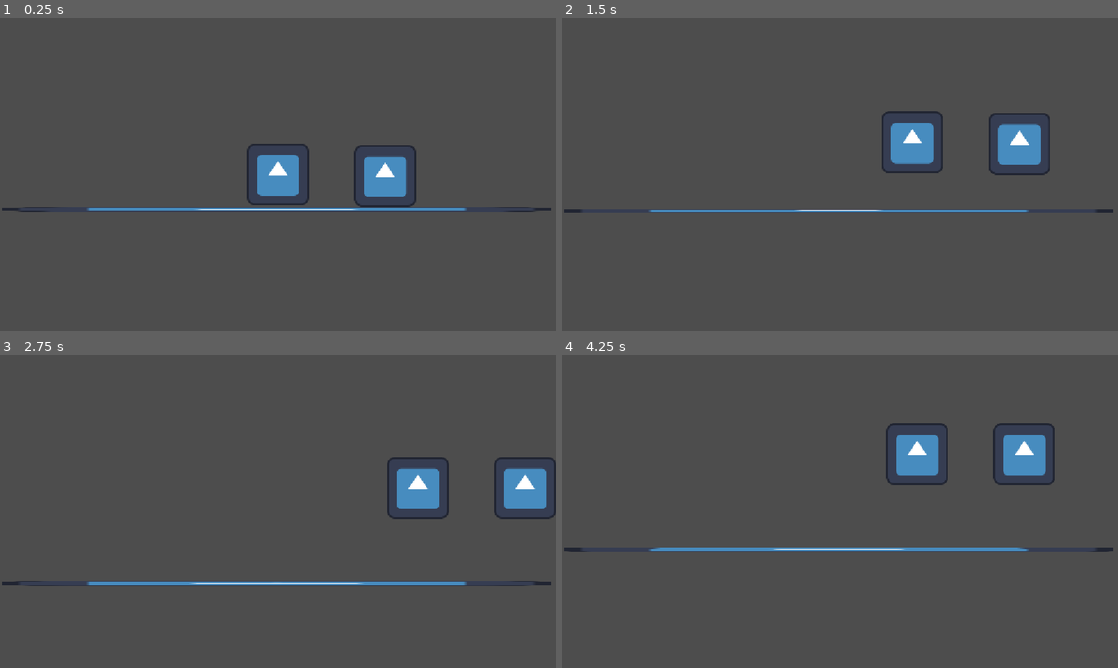
Above: before the commit, frames 1-4 (two rows, left to right).
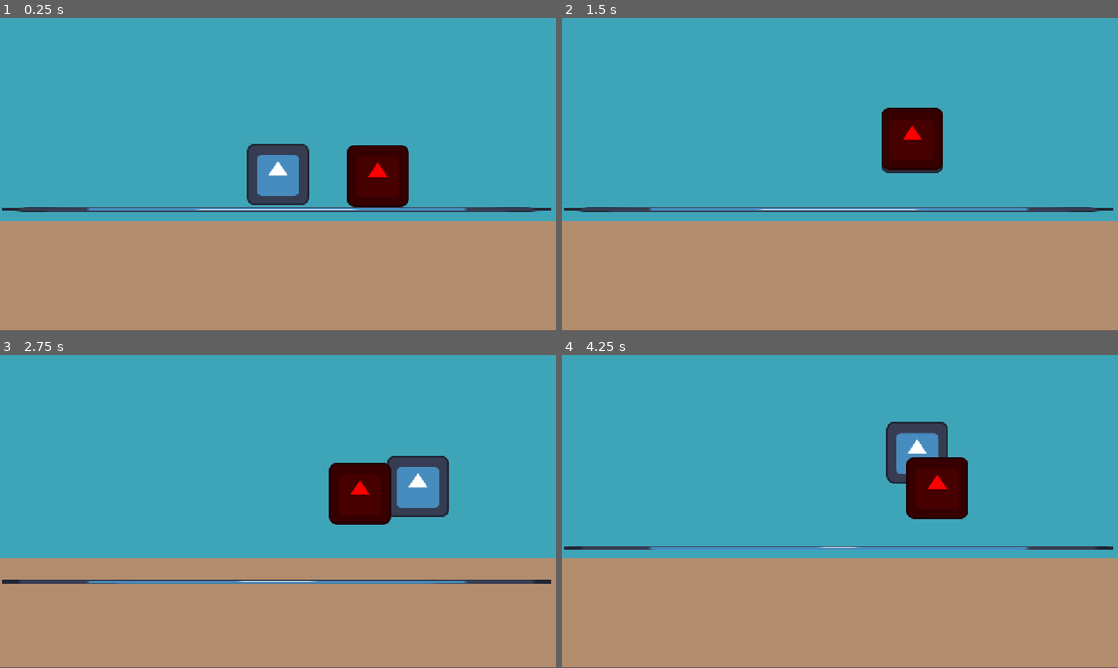
Above: after the commit, the same moments.

Repository: zhang-edward/shrimp-beat-em-up
Game: Godot game, scene res://scenes/Game.tscn
The game is run twice, just before and just after one commit, with the same random seed, the same clock (stepped at 60 frames per second) and the same inputs. The engine's default icon, where the game draws it, is replaced by a stand-in: a white triangle on a blue panel in a dark square.
Inputs:
- Up to frame 1 (0.25 s): no input
- Up to frame 2 (1.5 s): hold Right (move_right) 0.53-1.28 s; tap Space (jump) at 0.6, 0.77, 1.07, 1.35 s; hold Down (move_down) from 1.28 s (still down)
- Up to frame 3 (2.75 s): tap Space (jump) at 1.52, 1.82, 2.1 s; release Down (move_down) at 2.03 s; hold Right (move_right) from 2.03 s (still down)
- Up to frame 4 (4.25 s): release Right (move_right) at 2.78 s; hold Up (move_up) 2.78-3.53 s; tap Space (jump) at 2.85, 3.02, 3.32, 3.6, 3.77, 4.07 s; hold Left (move_left) from 3.53 s (still down)

The runs differ from the first frame. In frame 1, 96% of the frame differs, in the area x 0-100%, y 0-100%; in frame 2, 99%; in frame 3, 97%; in frame 4, 98%.

Commit message:
Add state machine and basic enemy state

Diff:
--- a/prefab/Enemy.tscn
+++ b/prefab/Enemy.tscn
@@ -1,16 +1,20 @@
 [gd_scene format=3 uid="uid://s4vk1a005tvq"]
 
+[ext_resource type="Script" uid="uid://pyemjxradddg" path="res://scripts/Enemy.gd" id="1_f08wl"]
+[ext_resource type="Script" uid="uid://bge0hmqmafyrt" path="res://scripts/fsm/StateMachine.gd" id="2_e3gy8"]
 [ext_resource type="Texture2D" uid="uid://dmlqvg0yr7q4o" path="res://icon.svg" id="2_mx2wg"]
-
-[sub_resource type="RectangleShape2D" id="RectangleShape2D_6pmnr"]
-size = Vector2(128, 130)
+[ext_resource type="Script" uid="uid://bpe5ra7nyt4xn" path="res://scripts/states/AttackState.gd" id="3_mx2wg"]
 
 [node name="Enemy" type="CharacterBody2D" unique_id=1600955621]
+script = ExtResource("1_f08wl")
 
 [node name="Sprite2D" type="Sprite2D" parent="." unique_id=172443480]
 modulate = Color(1, 0, 0, 1)
 texture = ExtResource("2_mx2wg")
 
-[node name="CollisionShape2D" type="CollisionShape2D" parent="." unique_id=1218874210]
-position = Vector2(-1, -1)
-shape = SubResource("RectangleShape2D_6pmnr")
+[node name="StateMachine" type="Node" parent="." unique_id=2094818322]
+script = ExtResource("2_e3gy8")
+initial_state = NodePath("Attack")
+
+[node name="Attack" type="Node" parent="StateMachine" unique_id=614500442]
+script = ExtResource("3_mx2wg")
--- /dev/null
+++ b/scenes/EnemyManager.gd
@@ -0,0 +1,6 @@
+class_name EnemyManager
+extends Node2D
+
+@export var player: Player
+
+var enemyScene: PackedScene = preload("res://prefab/Enemy.tscn")
--- a/scenes/Game.tscn
+++ b/scenes/Game.tscn
@@ -3,17 +3,38 @@
 [ext_resource type="Script" uid="uid://bq5fj1twsn5vc" path="res://scripts/Game.gd" id="1_ibkli"]
 [ext_resource type="PackedScene" uid="uid://u157y7k8bimf" path="res://prefab/Ground.tscn" id="2_cpr0p"]
 [ext_resource type="PackedScene" uid="uid://cyj1qui0kg5gk" path="res://prefab/Player.tscn" id="2_qbsmt"]
+[ext_resource type="PackedScene" uid="uid://s4vk1a005tvq" path="res://prefab/Enemy.tscn" id="4_78awf"]
+[ext_resource type="Script" uid="uid://d3ewt73qfqtdc" path="res://scenes/EnemyManager.gd" id="5_s0nni"]
 
 [node name="Game" type="Node2D" unique_id=67653856]
 script = ExtResource("1_ibkli")
+
+[node name="BG" type="Node2D" parent="." unique_id=1544554596]
+
+[node name="Sky" type="ColorRect" parent="BG" unique_id=1604384904]
+offset_left = -576.0
+offset_top = -325.0
+offset_right = 575.0
+offset_bottom = 113.0
+color = Color(0.24160114, 0.6478208, 0.7254051, 1)
+
+[node name="Ground2" type="ColorRect" parent="BG" unique_id=1821130166]
+offset_left = -576.0
+offset_top = 97.0
+offset_right = 575.0
+offset_bottom = 321.0
+color = Color(0.7, 0.5544, 0.42700002, 1)
 
 [node name="Ground" parent="." unique_id=1608475129 instance=ExtResource("2_cpr0p")]
 
 [node name="Player" parent="." unique_id=1699568361 node_paths=PackedStringArray("ground_ref") instance=ExtResource("2_qbsmt")]
 ground_ref = NodePath("../Ground")
 
-[node name="Enemy" parent="." unique_id=2117824229 node_paths=PackedStringArray("ground_ref") instance=ExtResource("2_qbsmt")]
-position = Vector2(222, 3)
-ground_ref = NodePath("../Ground")
+[node name="Enemy" parent="." unique_id=1600955621 node_paths=PackedStringArray("playerRef") instance=ExtResource("4_78awf")]
+position = Vector2(230, 3)
+playerRef = NodePath("../Player")
 
 [node name="Camera2D" type="Camera2D" parent="." unique_id=983189321]
+
+[node name="EnemyManager" type="Node2D" parent="." unique_id=908296068]
+script = ExtResource("5_s0nni")
--- a/scripts/Enemy.gd
+++ b/scripts/Enemy.gd
@@ -1,8 +1,16 @@
 class_name Enemy
 extends CharacterBody2D
+
+@export var move_speed := 100.0
+
+@export var playerRef: Player
+var gravity = ProjectSettings.get_setting("physics/2d/default_gravity")
 
 func _ready() -> void:
 	pass
 
+func initialize(player: Player) -> void:
+	playerRef = player
+
 func _physics_process(delta: float) -> void:
-	pass
+	move_and_slide()
--- a/scripts/Player.gd
+++ b/scripts/Player.gd
@@ -28,7 +28,7 @@
 				ground_ref.collision_shape.set_deferred("disabled", false)
 				ground_ref.global_position.y = global_position.y
 				is_jumping = true
-				velocity.y = -JUMP_VELOCITY
+				velocity.y = - JUMP_VELOCITY
 		else:
 			ground_ref.collision_shape.set_deferred("disabled", true)
 			velocity = Vector2(velocity.x, direction_y * speed)
--- /dev/null
+++ b/scripts/fsm/State.gd
@@ -0,0 +1,35 @@
+# Virtual base class for all states.
+class_name State
+extends Node
+
+# Reference to the state machine, to call its `transition_to()` method directly.
+# That's one unorthodox detail of our state implementation, as it adds a dependency between the
+# state and the state machine objects, but we found it to be most efficient for our needs.
+# The state machine node will set it.
+var state_machine = null
+
+# Reference to the entity node, which should be the parent of the state machine
+@onready var entity = get_parent().get_parent()
+# @onready var sprite: AnimatedSprite2D = entity.get_node("Sprite")
+
+# Virtual function. Receives events from the `_unhandled_input()` callback.
+func handle_input(_event: InputEvent) -> void:
+	pass
+
+# Virtual function. Corresponds to the `_process()` callback.
+func update(_delta: float) -> void:
+	pass
+
+# Virtual function. Corresponds to the `_physics_process()` callback.
+func physics_update(_delta: float) -> void:
+	pass
+
+# Virtual function. Called by the state machine upon changing the active state. The `msg` parameter
+# is a dictionary with arbitrary data the state can use to initialize itself.
+func enter(_msg := {}) -> void:
+	pass
+
+# Virtual function. Called by the state machine before changing the active state. Use this function
+# to clean up the state.
+func exit() -> void:
+	pass
--- /dev/null
+++ b/scripts/fsm/StateMachine.gd
@@ -0,0 +1,49 @@
+class_name StateMachine
+extends Node
+
+"""
+Generic state machine. Initializes states and delegates engine callbacks
+(_physics_process, _unhandled_input) to the active state. To use, set up the states
+in the scene tree.
+"""
+
+# Emitted when transitioning to a new state.
+signal transitioned(state_name)
+
+# Path to the initial active state. We export it to be able to pick the initial state in the inspector.
+@export var initial_state := NodePath()
+
+# The current active state. At the start of the game, we get the `initial_state`.
+@onready var state: State = get_node(initial_state)
+
+func _ready() -> void:
+	await owner.ready;
+	# The state machine assigns itself to the State objects' state_machine property.
+	for child in get_children():
+		child.state_machine = self
+	state.enter()
+
+# The state machine subscribes to node callbacks and delegates them to the state objects.
+func _unhandled_input(event: InputEvent) -> void:
+	state.handle_input(event)
+
+func _process(delta: float) -> void:
+	state.update(delta)
+
+func _physics_process(delta: float) -> void:
+	state.physics_update(delta)
+
+# This function calls the current state's exit() function, then changes the active state,
+# and calls its enter function.
+# It optionally takes a `msg` dictionary to pass to the next state's enter() function.
+func transition_to(target_state_name: String, msg: Dictionary={}) -> void:
+	# Safety check, you could use an assert() here to report an error if the state name is incorrect.
+	# We don't use an assert here to help with code reuse. If you reuse a state in different state machines
+	# but you don't want them all, they won't be able to transition to states that aren't in the scene tree.
+	if not has_node(target_state_name):
+		return
+
+	state.exit()
+	state = get_node(target_state_name)
+	state.enter(msg)
+	transitioned.emit(state.name)
--- /dev/null
+++ b/scripts/states/AttackState.gd
@@ -0,0 +1,31 @@
+# Represents the state where the enemy is chasing and attacking the player.
+class_name AttackState
+extends State
+
+const ATTACK_RANGE_X := 100.0
+const ATTACK_RANGE_Y := 20.0
+const ATTACK_COOLDOWN_SECONDS := 1.0
+
+var attack_timer := 0.0
+
+func update(_delta: float) -> void:
+	var enemy = entity as Enemy
+	var player = enemy.playerRef
+
+	enemy.velocity.x = sign(player.global_position.x - enemy.global_position.x) * enemy.move_speed \
+		if abs(player.global_position.x - enemy.global_position.x) > ATTACK_RANGE_X \
+		else 0.0
+
+	enemy.velocity.y = sign(player.global_position.y - enemy.global_position.y) * enemy.move_speed \
+		if abs(player.global_position.y - enemy.global_position.y) > ATTACK_RANGE_Y \
+		else 0.0
+
+	if abs(player.global_position.x - enemy.global_position.x) <= ATTACK_RANGE_X and \
+		abs(player.global_position.y - enemy.global_position.y) <= ATTACK_RANGE_Y:
+		enemy.velocity = Vector2.ZERO
+		# Attack player
+		if attack_timer <= 0.0:
+			attack_timer = ATTACK_COOLDOWN_SECONDS
+			print(enemy, " attacking player!")
+		else:
+			attack_timer -= _delta
Not shown, added: scenes/EnemyManager.gd.uid
Not shown, added: scripts/Enemy.gd.uid
Not shown, added: scripts/fsm/State.gd.uid
Not shown, added: scripts/fsm/StateMachine.gd.uid
Not shown, added: scripts/states/AttackState.gd.uid
Not shown, added: scripts/states/WanderState.gd.uid
Not shown, changed: .gitignore
